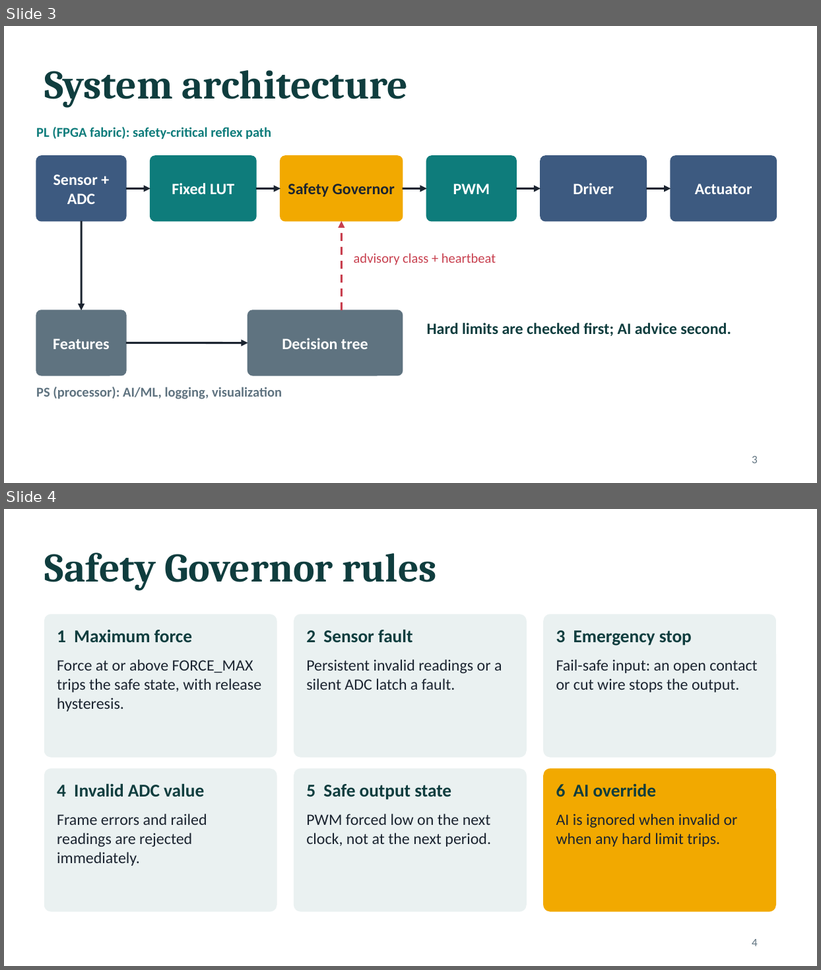
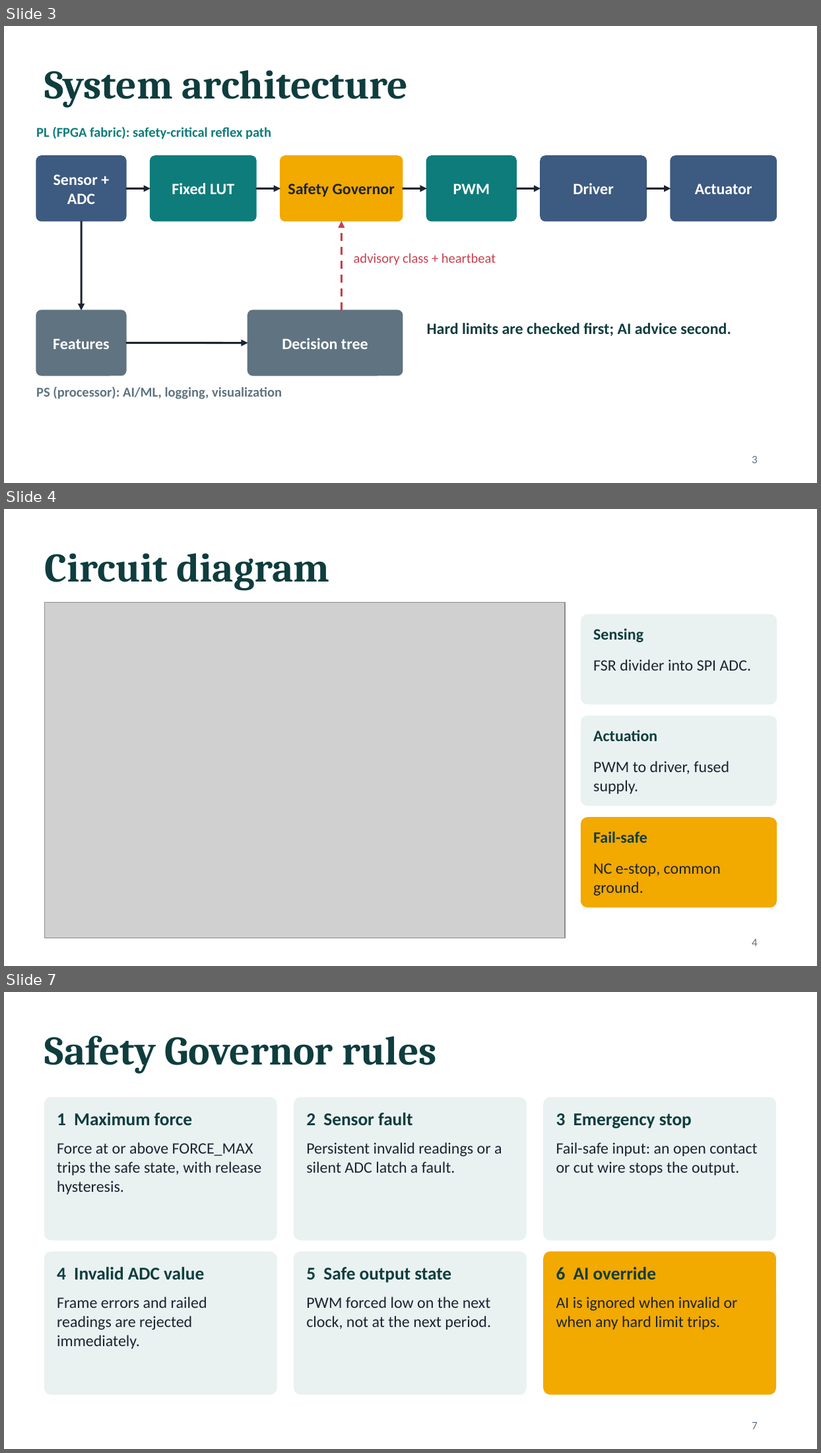
Before and after one commit to sanjiv283/tactile-reflex-system, a slide deck: docs/tactile_reflex_system.pptx. Shown one above the other, each under a label of ours: slides 3 and 4 before the commit, slides 3, 4 and 7 after it; the slides between them are not shown. The pictures are 821x970 and 821x1453 pixels, drawn with LibreOffice and Linux fonts; fonts in the diff are those of the drawing; grey boxes stand for pictures. Boxes give left, top, right and bottom in pixels: in the first picture for what was removed or moved away, otherwise in the second. Text is boxed around its words. In the diff, an @@ line names an element or a change of style, - is before the commit and + after.

```diff
--- a/docs/tactile_reflex_system.pptx
+++ b/docs/tactile_reflex_system.pptx
@@ slide 4 added at (4,509,817,966), background #FFFFFF @@
@@ title added at (45,553,330,591), 36 pt, text #0F3D3E, bold @@
+Circuit diagram
@@ picture added at (45,603,565,938) @@
@@ rounded rectangle added at (582,615,776,704), fill #EAF1F1, outline #EAF1F1 1 pt @@
@@ text added at (593,628,644,642), 14 pt, text #0F3D3E, bold @@
+Sensing
@@ text added at (593,659,751,671), 14 pt, text #1B2430 @@
+FSR divider into SPI ADC.
@@ rounded rectangle added at (582,716,776,806), fill #EAF1F1, outline #EAF1F1 1 pt @@
@@ text added at (593,730,657,741), 14 pt, text #0F3D3E, bold @@
+Actuation
@@ text added at (593,761,729,794), 14 pt, text #1B2430 @@
+PWM to driver, fused supply.
@@ rounded rectangle added at (582,818,776,908), fill #F2A900, outline #F2A900 1 pt @@
@@ text added at (593,832,648,843), 14 pt, text #0F3D3E, bold @@
+Fail-safe
@@ text added at (593,863,721,896), 14 pt, text #1B2430 @@
+NC e-stop, common ground.
@@ page number added at (752,939,758,947), 10 pt, text #5F7380 @@
+4
@@ what was slide 4 is now slide 7 @@
@@ page number at (752,1422,758,1430): text changed @@
-4
+7
```
Also in this commit, not shown: 1 slide changed, 4 other slides added, 8 other files.
